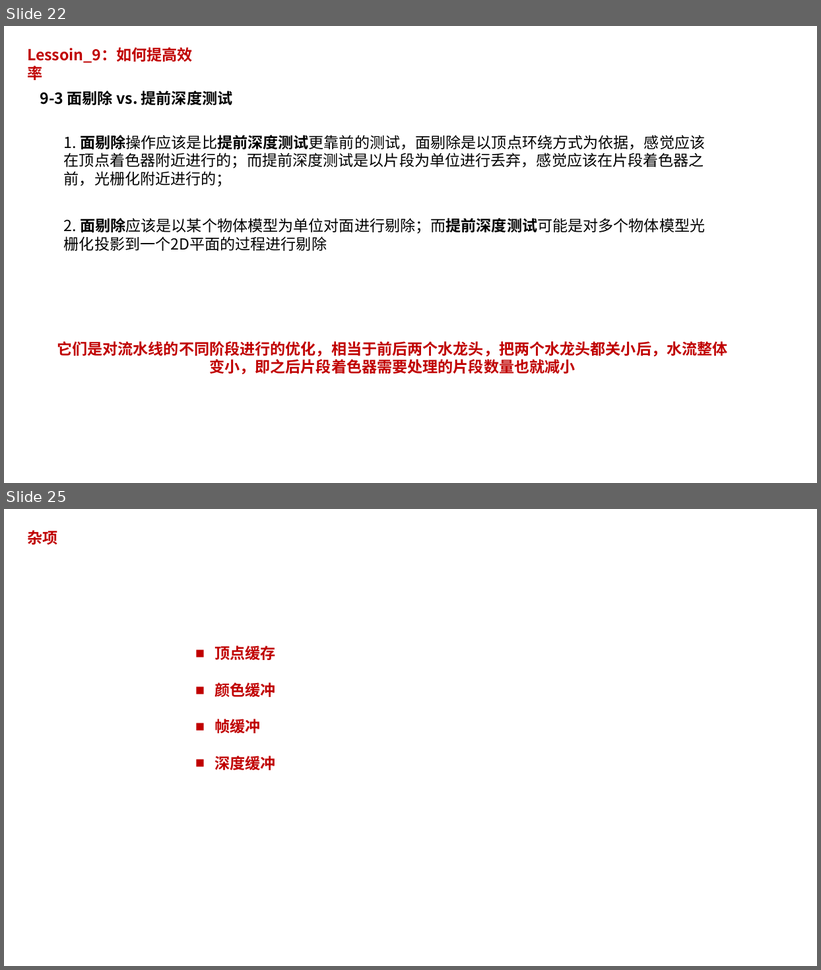
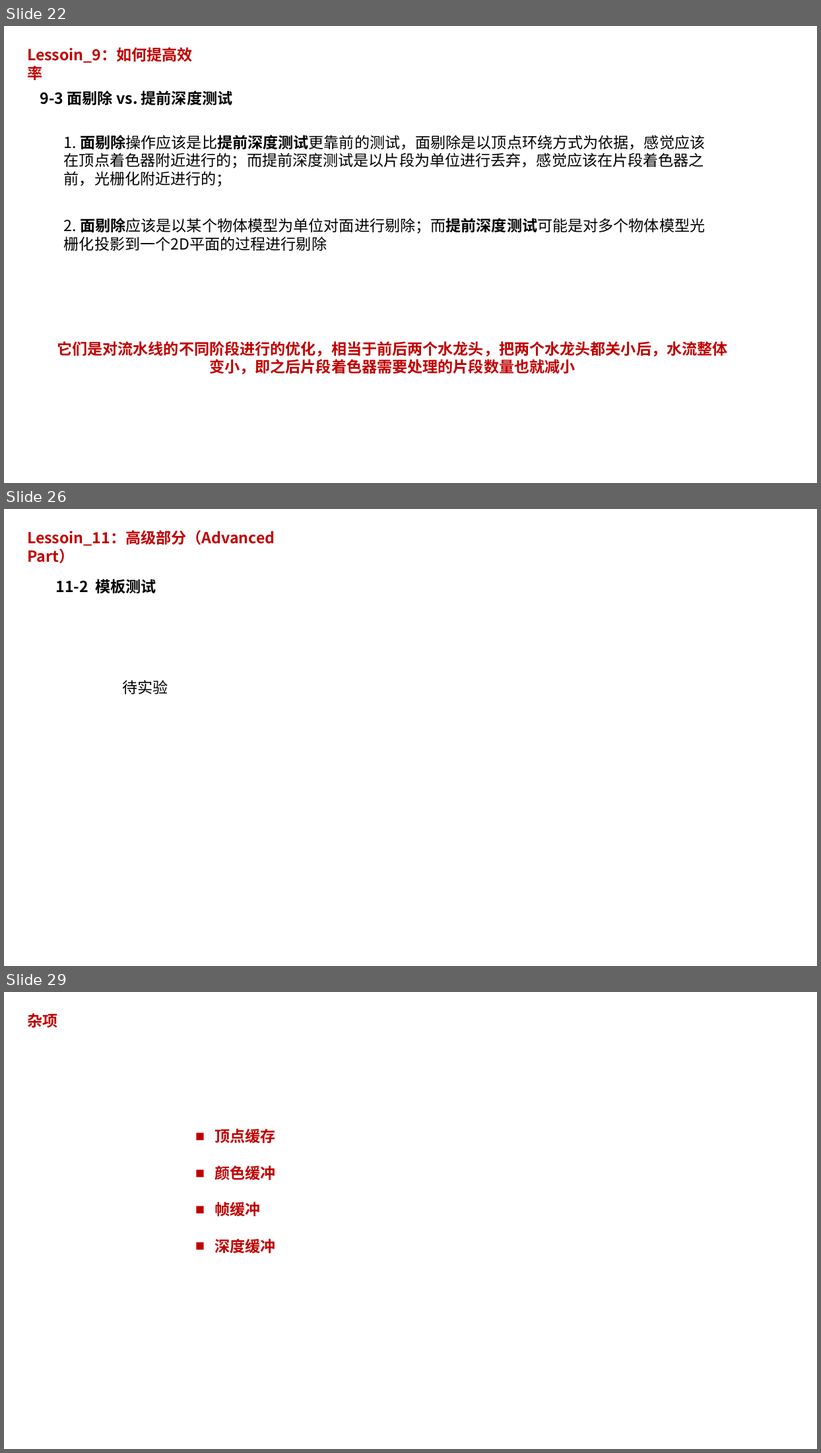
Before and after one commit to pczpcz/OpenglLearning, a slide deck: note/note.pptx. Shown one above the other, each under a label of ours: slides 22 and 25 before the commit, slides 22, 26 and 29 after it; the slides between them are not shown. The pictures are 821x970 and 821x1453 pixels, drawn with LibreOffice and Linux fonts; fonts in the diff are those of the drawing. Boxes give left, top, right and bottom in pixels: in the first picture for what was removed or moved away, otherwise in the second. Text is boxed around its words. In the diff, an @@ line names an element or a change of style, - is before the commit and + after.

```diff
--- a/note/note.pptx
+++ b/note/note.pptx
@@ slide 26 added at (x1=4, y1=509, x2=817, y2=966), background #FFFFFF @@
@@ text added at (x1=27, y1=530, x2=275, y2=563), 18 pt, text #C00000, bold @@
+Lessoin_11：高级部分（Advanced Part）
@@ text added at (x1=56, y1=579, x2=156, y2=593), 18 pt, text #000000, bold @@
+11-2 模板测试
@@ text added at (x1=123, y1=680, x2=168, y2=694), 18 pt, text #000000 @@
+待实验
@@ what was slide 25 is now slide 29 @@
```
Also in this commit, not shown: 4 slides changed, 3 other slides added.
